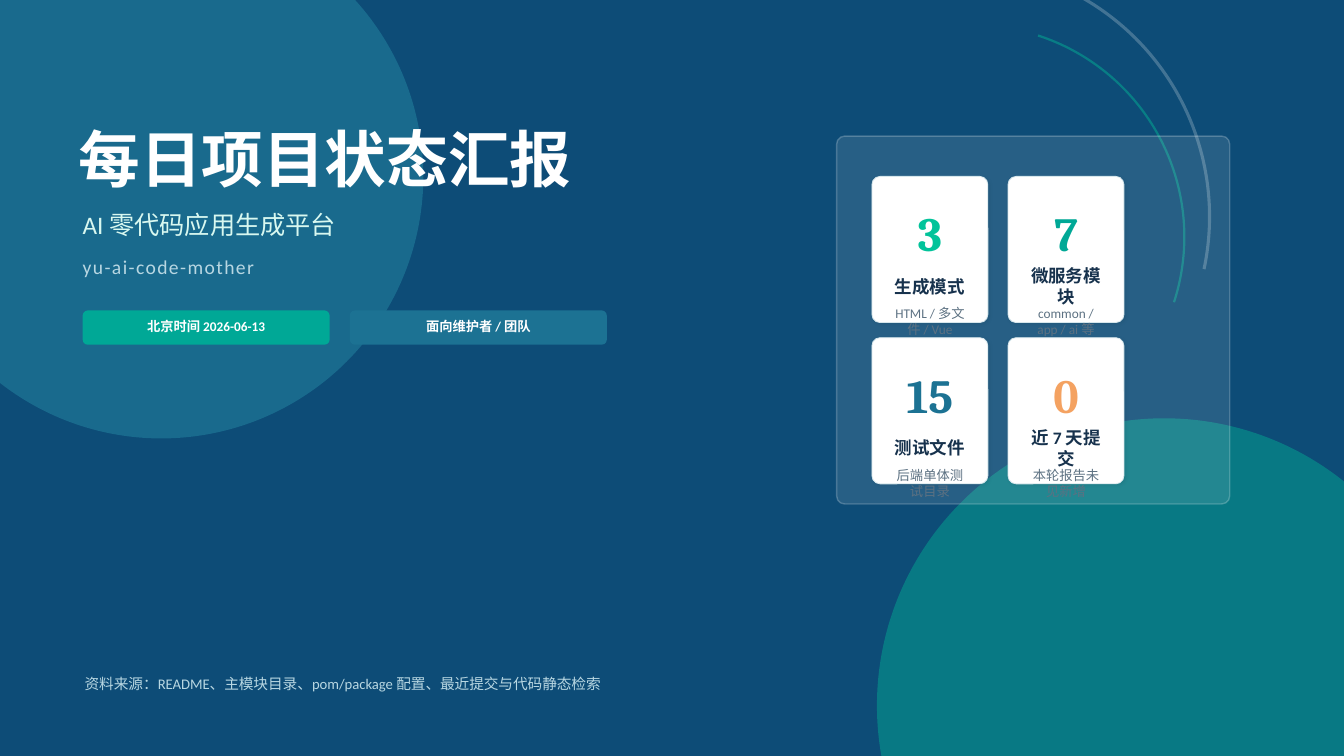
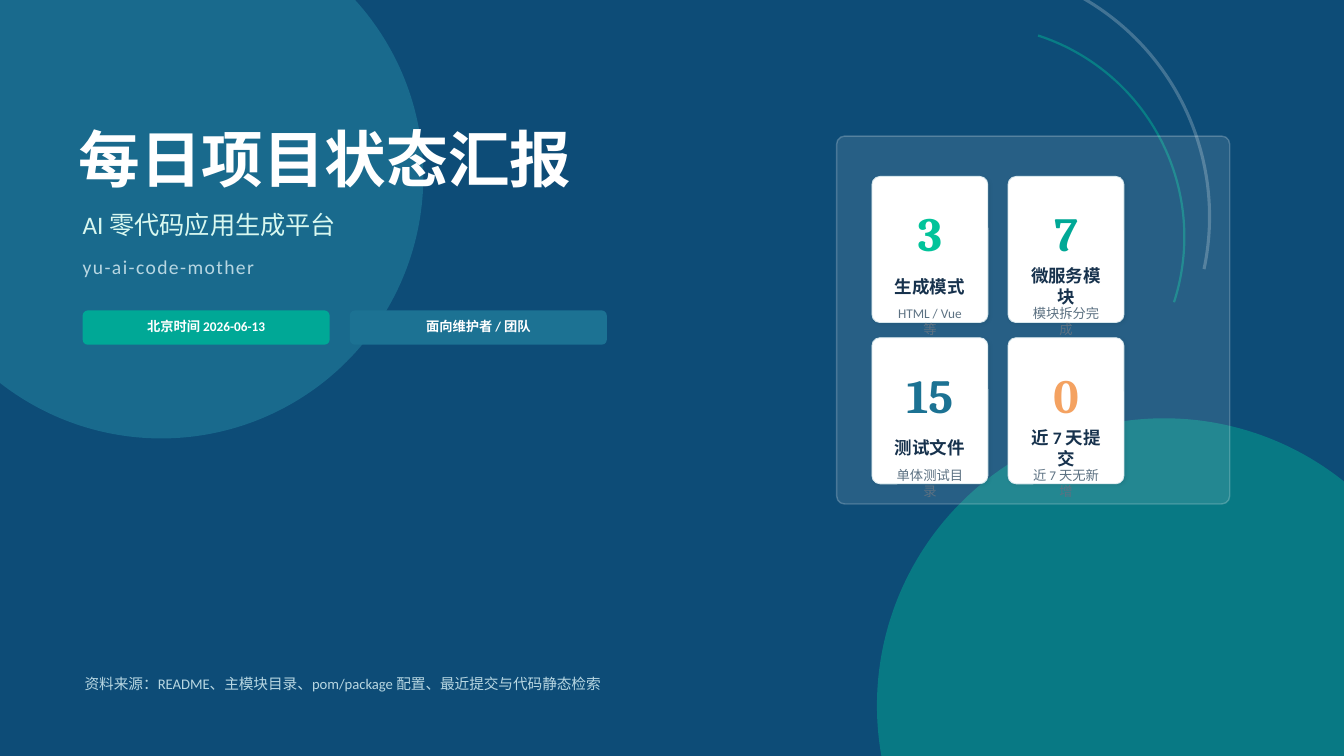
Before and after one commit to liyupi/yu-ai-code-mother, a slide deck: slide 1 of docs/reports/project-status-2026-06-13.pptx. Drawn at 1344x756 pixels with LibreOffice and Linux fonts; fonts in the diff are those of the drawing. Boxes give left, top, right and bottom in pixels: in the first picture for what was removed or moved away, otherwise in the second. Text is boxed around its words. In the diff, an @@ line names an element or a change of style, - is before the commit and + after.

```diff
--- a/docs/reports/project-status-2026-06-13.pptx
+++ b/docs/reports/project-status-2026-06-13.pptx
@@ text at (x1=898, y1=309, x2=962, y2=338): text changed @@
-HTML / 多文件 / Vue
+HTML / Vue 等
@@ text at (x1=1033, y1=304, x2=1099, y2=338): text changed @@
-common / app / ai 等
+模块拆分完成
@@ text at (x1=897, y1=469, x2=963, y2=484): text changed @@
-后端单体测试目录
+单体测试目录
@@ text at (x1=1033, y1=466, x2=1099, y2=484): text changed @@
-本轮报告未见新增
+近 7 天无新增
```
Also in this commit, not shown: 2 other slides changed.
